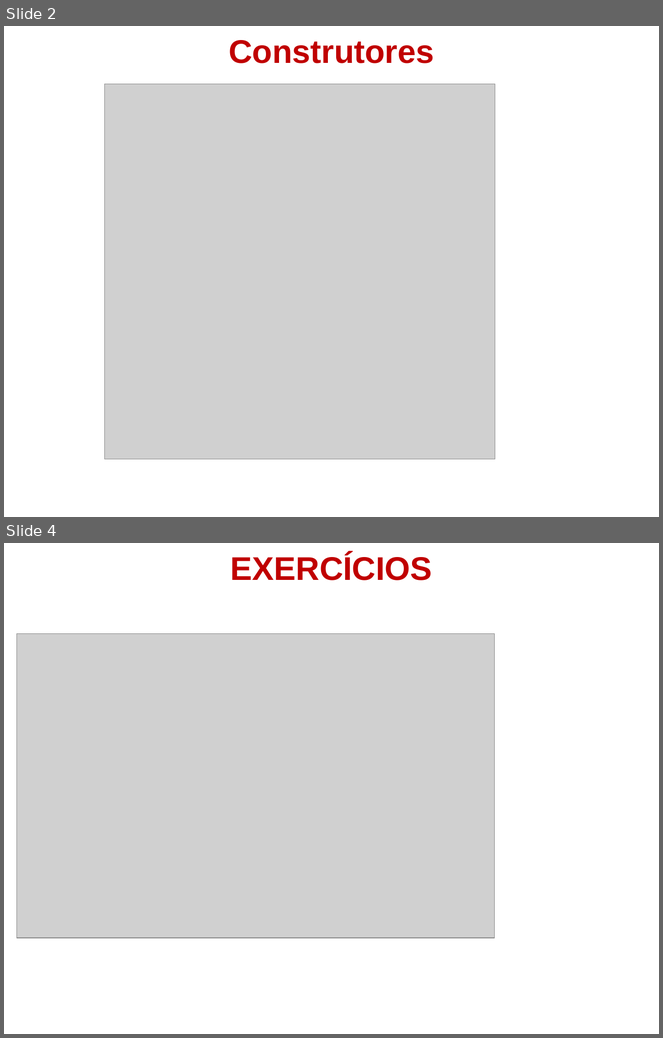
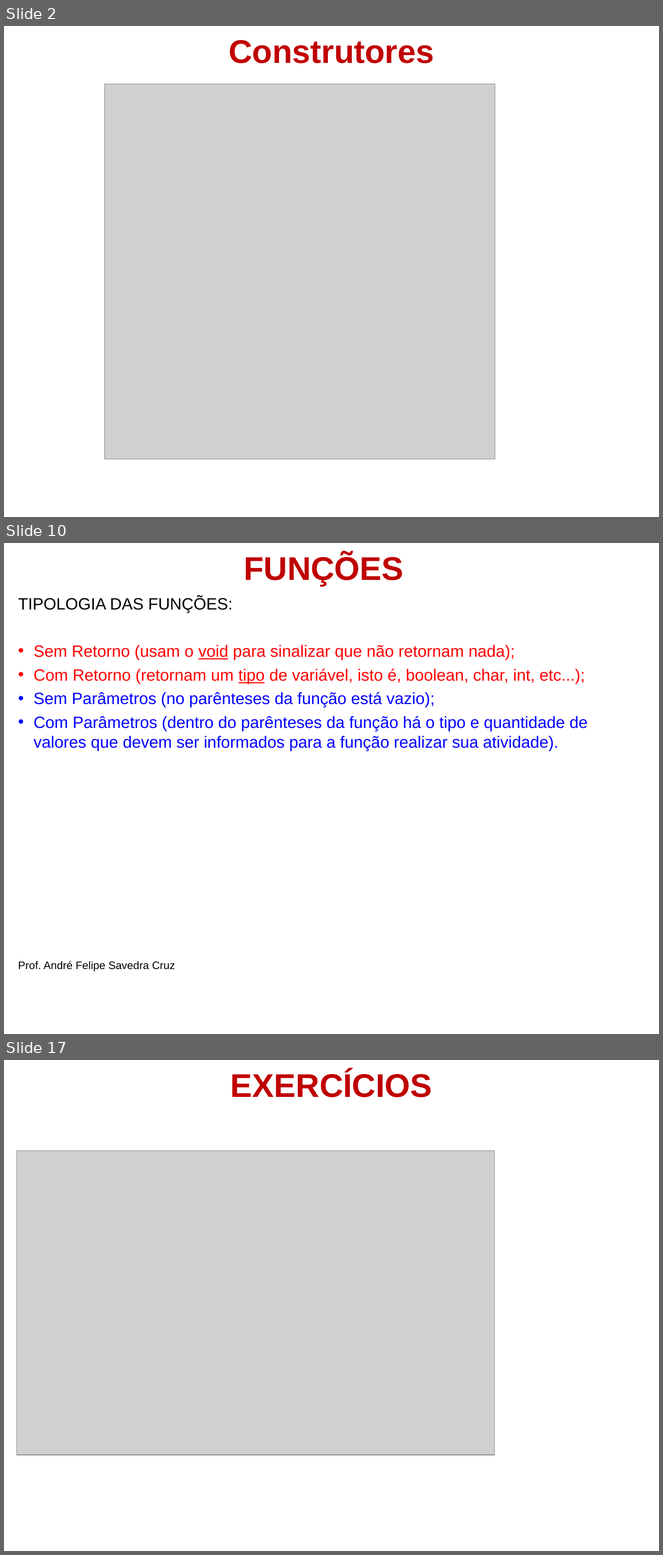
Before and after one commit to andre-savedra/material_1_des, a slide deck: 4-Iniciando com Java OO/FPOO-5.ppt. Shown one above the other, each under a label of ours: slides 2 and 4 before the commit, slides 2, 10 and 17 after it; the slides between them are not shown. The pictures are 663x1038 and 663x1555 pixels, drawn with LibreOffice and Linux fonts; fonts in the diff are those of the drawing; grey boxes stand for pictures; background and template pictures are left out. Boxes give left, top, right and bottom in pixels: in the first picture for what was removed or moved away, otherwise in the second. Text is boxed around its words. In the diff, an @@ line names an element or a change of style, - is before the commit and + after.

```diff
--- a/4-Iniciando com Java OO/FPOO-5.ppt
+++ b/4-Iniciando com Java OO/FPOO-5.ppt
@@ slide 10 added at box(4, 543, 659, 1034), background picture (left out) @@
@@ text added at box(244, 554, 404, 586), 36 pt, text #C00000, bold @@
+FUNÇÕES
@@ text added at box(18, 597, 588, 971), 18 pt, text #0000FF @@
+TIPOLOGIA DAS FUNÇÕES:
+• Sem Retorno (usam o void para sinalizar que não retornam nada);
+• Com Retorno (retornam um tipo de variável, isto é, boolean, char, int, etc...);
+• Sem Parâmetros (no parênteses da função está vazio);
+• Com Parâmetros (dentro do parênteses da função há o tipo e quantidade de valores que devem ser informados para a função realizar sua atividade).
+Prof. André Felipe Savedra Cruz
@@ what was slide 4 is now slide 17 @@
```
Also in this commit, not shown: 1 slide changed, 12 other slides added.
